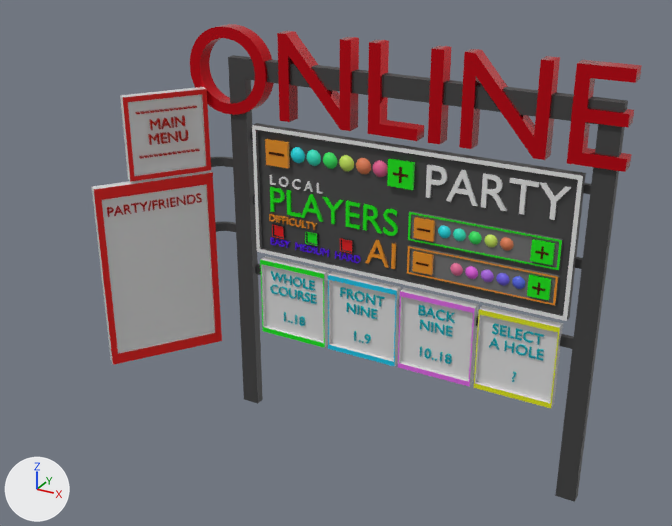
The glTF model assets/glb/menu/menu_online.glb as it was, and as the next commit left it.
Rendered twice from a 50 mm camera at (34.4, -76.1, 57.5) aimed at (-4.9, -4.6, 21.8). Lighting does not change. The marker at lower left points along +X, +Y and +Z. Where no turn or scale is listed for an object, it has been applied to the vertices. Vertices at the same position are counted once.

The first picture shows 'Cube', 'Text', 'ai_count_border', 'difficulty_sybtext', 'friends_board', 'friends_text', 'main_menu_board', 'main_menu_text', 'map_set_back_nine_board', 'map_set_front_nine_board', 'map_set_select_a_hole_board', 'map_set_whole_course_board', 'online', 'player_count_border', 'sign_body'.
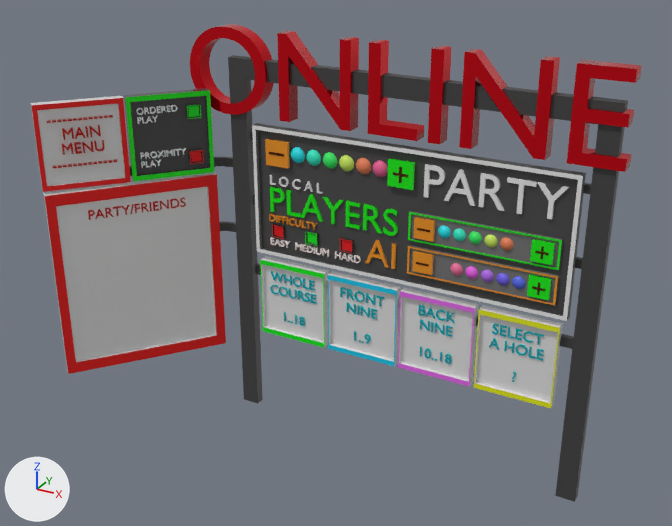
Where the newer file only moved an object's origin or applied its transform, the numbers keep the older frame.

Changed parts and their boxes [x1, y1, x2, y2] in the pictures (672 x 526 px):
'friends_board', reshaped (40% wider): before [92, 171, 222, 365]; after [44, 172, 226, 374]
'main_menu_board', moved, turned: before [120, 87, 211, 182]; after [31, 96, 131, 192]
'playstyle_selection_board', added: after [124, 88, 214, 181]
'Text', moved: before [426, 164, 572, 220]; after [424, 164, 569, 220]
'main_menu_text', moved, turned: before [135, 105, 200, 159]; after [47, 115, 117, 168]
'friends_text', moved, turned: before [107, 193, 202, 217]; after [88, 197, 186, 220]
'playstyle_selection_text', added: after [136, 105, 186, 168]
'difficulty_sybtext', recoloured (purple to grey): [270, 237, 361, 263] in both
'playstyle_toggle_button_ordered', added: after [186, 104, 201, 119]
'playstyle_toggle_button_proximity', added: after [189, 149, 204, 164]

Edits to the bpy script that builds the scene:
```text
Change mat_material_047:
    mat_material_047.base_color: (0.0986, 0.0, 0.807) -> (1.0, 0.896, 0.873)  # purple #5800e8 -> white #fff3f0
Change me_friends_board:
    where me_friends_board.from_pydata(...)  # 98 vertices, 191 faces; spans x -4.8..3.1, y -6.9..3.8, z -15.2..4.6
    me_friends_board part 1: the whole mesh is multiplied about its middle by the matrix ((1.14, 0.25, 0.0), (0.133, 1.258, 0.0), (0.0, 0.0, 1.0)), then moved by (-1.0, -2.0, 0.0)
Change me_text_004:
    where me_text_004.from_pydata(...)  # 356 vertices, 704 faces; spans x 0.32..13.67, y -0.2..0.2, z 0.0..3.14
    me_text_004 part 2: the whole mesh is moved by (-6.83, 0.0, 0.0)
Change ob_main_menu_board:
    ob_main_menu_board.location: (-24.61, -4.24, 31.73) -> (-29.68, -10.94, 31.73)
    ob_main_menu_board.rotation_euler: (0.0, 0.0, 0.951) -> (0.0, 0.0, 0.856)  # degrees (0, 0, 54) -> degrees (0, 0, 49)
Change ob_main_menu_text:
    ob_main_menu_text.location: (-24.15, -4.5, 33.95) -> (-29.24, -11.24, 33.95)
    ob_main_menu_text.rotation_euler: (1.571, 0.0, 0.951) -> (1.571, 0.0, 0.856)  # degrees (90, 0, 54) -> degrees (90, 0, 49)
Change ob_friends_text:
    ob_friends_text.location: (-28.21, -10.09, 24.03) -> (-29.32, -11.63, 24.03)
    ob_friends_text.rotation_euler: (1.571, 0.0, 0.962) -> (1.571, 0.0, 0.913)  # degrees (90, 0, 55) -> degrees (90, 0, 52)
Change ob_text:
    ob_text.location: (2.0, -0.27, 28.38) -> (8.62, -0.27, 28.38)
Add ob_playstyle_toggle_button_proximity:
    ob_playstyle_toggle_button_proximity = bpy.data.objects.new('playstyle_toggle_button_proximity', me_playstyle_toggle_button_proximity)  # 73 vertices, 142 faces; spans x -0.6..0.76, y -0.785..0.644, z -0.674..0.679; in mat_material_007 (black #303030), mat_material_009 (red #e80007)
    ob_playstyle_toggle_button_proximity.location = (-22.25, -2.71, 29.33)
Add ob_playstyle_toggle_button_ordered:
    ob_playstyle_toggle_button_ordered = bpy.data.objects.new('playstyle_toggle_button_ordered', me_playstyle_toggle_button_ordered)  # 73 vertices, 142 faces; spans x -0.6..0.76, y -0.785..0.644, z -0.674..0.679; in mat_material_005 (black #3d3d3d), mat_material_006 (green #00e80f)
    ob_playstyle_toggle_button_ordered.location = (-22.22, -2.71, 34.02)
Add ob_playstyle_selection_text:
    ob_playstyle_selection_text = bpy.data.objects.new('playstyle_selection_text', me_playstyle_selection_text)  # 1756 vertices, 3464 faces; spans x -0.1..3.14, y -0.08..3.65, z -5.44..0.63; in mat_material (white #ffffff)
    ob_playstyle_selection_text.location = (-25.86, -7.06, 34.16)
Add ob_playstyle_selection_board:
    ob_playstyle_selection_board = bpy.data.objects.new('playstyle_selection_board', me_playstyle_selection_board)  # 103 vertices, 222 faces; spans x -2.93..3.24, y -3.65..3.36, z -4.27..4.27; in mat_material_001 (dark grey #4d4d4d), mat_material_002 (green #0be800)
    ob_playstyle_selection_board.location = (-24.13, -4.26, 31.74)
```
